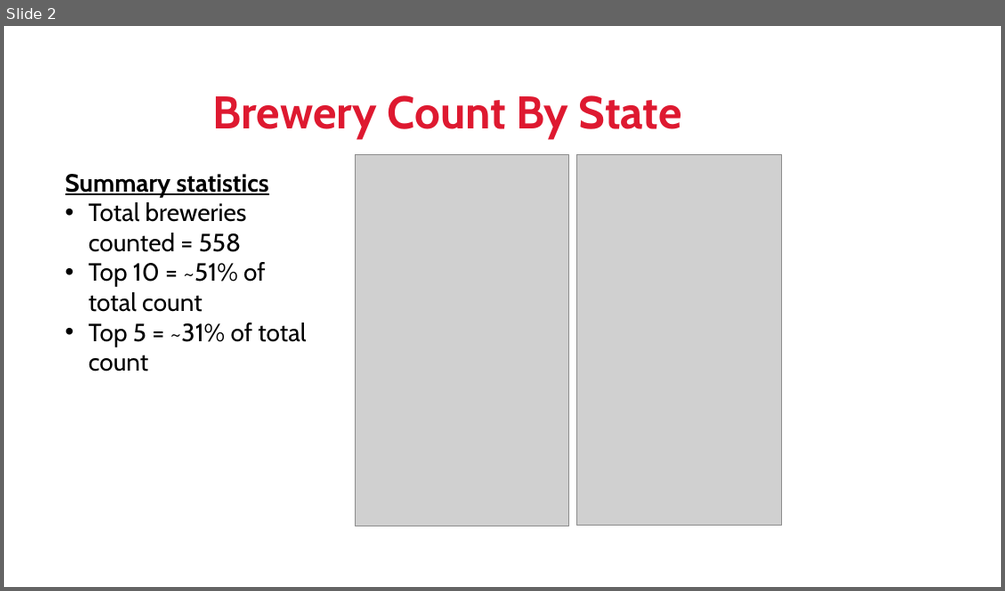
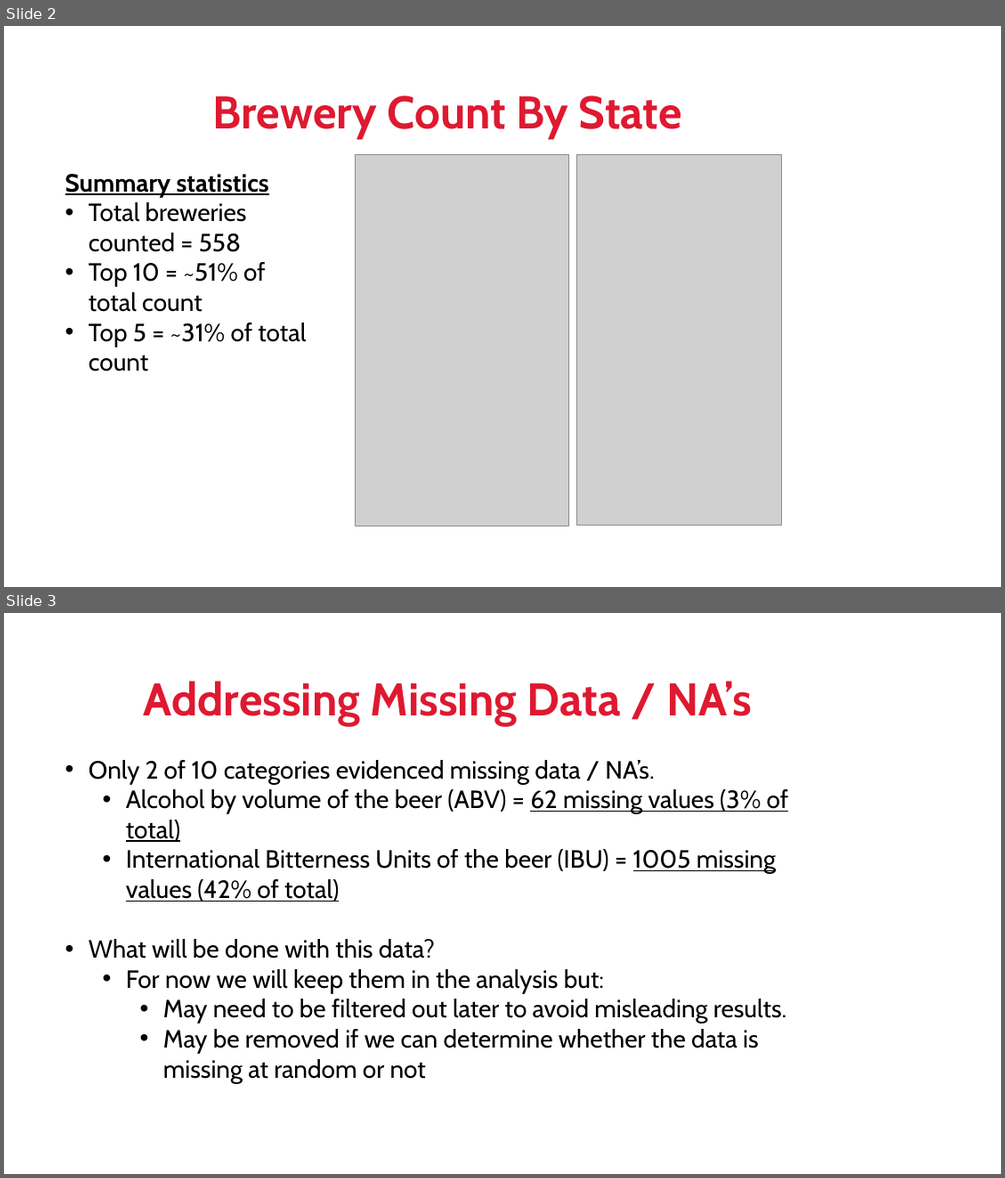
Before and after one commit to jeffnreed/DDS_Project1, a slide deck: DDS Project1 - Reed_Miller.pptx. Shown one above the other, each under a label of ours: slide 2 before the commit, slides 2 and 3 after it. The pictures are 1005x591 and 1005x1178 pixels, drawn with LibreOffice and Linux fonts; fonts in the diff are those of the drawing; grey boxes stand for pictures; background and template pictures are left out. Boxes give left, top, right and bottom in pixels: in the first picture for what was removed or moved away, otherwise in the second. Text is boxed around its words. In the diff, an @@ line names an element or a change of style, - is before the commit and + after.

```diff
--- a/DDS Project1 - Reed_Miller.pptx
+++ b/DDS Project1 - Reed_Miller.pptx
@@ slide 3 added at [4, 613, 1001, 1174], background picture (left out) @@
@@ title added at [144, 681, 752, 725], 44 pt, text #DE1930, bold @@
+Addressing Missing Data / NA’s
@@ text added at [89, 760, 789, 1083], 24 pt, text #000000 @@
+• Only 2 of 10 categories evidenced missing data / NA’s.
+  • Alcohol by volume of the beer (ABV) = 62 missing values (3% of total)
+  • International Bitterness Units of the beer (IBU) = 1005 missing values (42% of total)
+• What will be done with this data?
+  • For now we will keep them in the analysis but:
+    • May need to be filtered out later to avoid misleading results.
+    • May be removed if we can determine whether the data is missing at random or not
```
Also in this commit, not shown: 2 other slides added, 2 slides removed.
